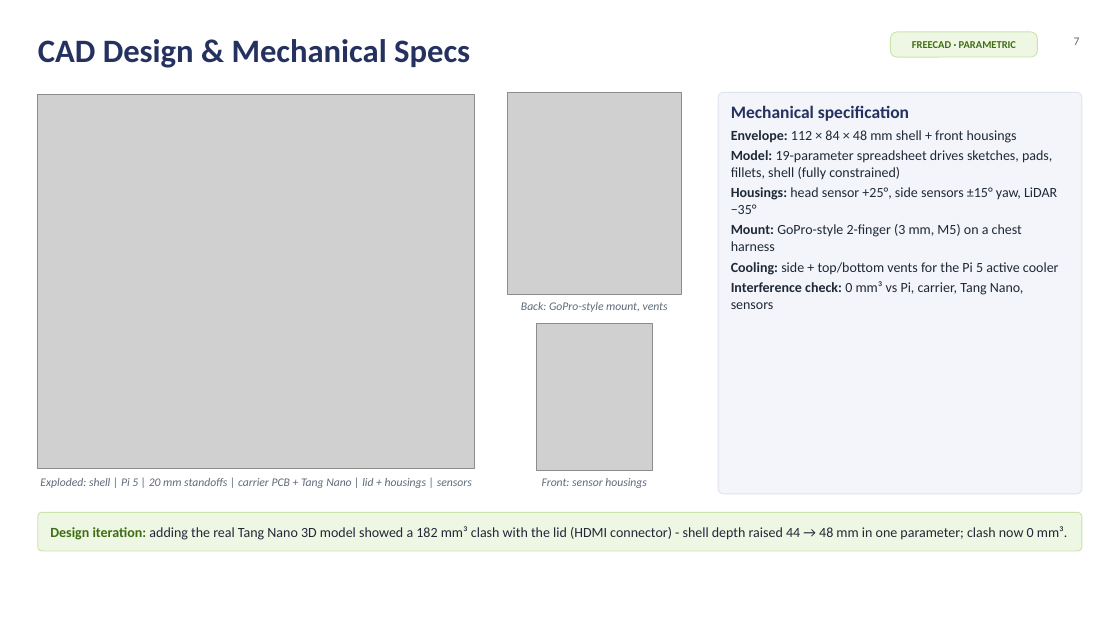
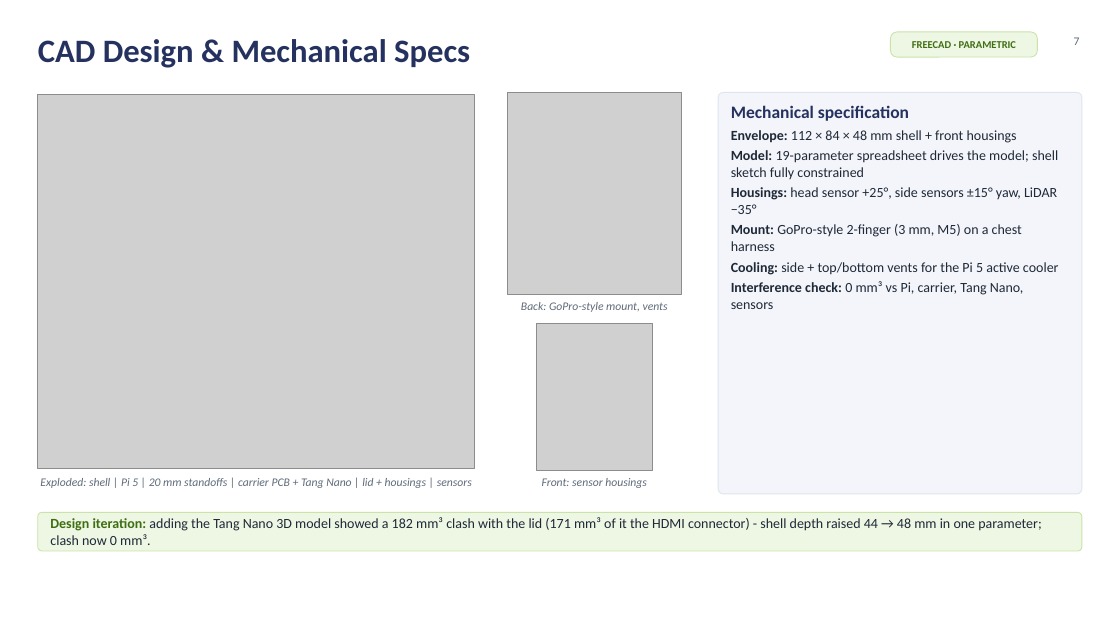
Before and after one commit to silentaf/viswa_id1, a slide deck: slide 7 of ppt/VisionAid_Stage2_Design_Deck.pptx. Drawn at 1120x630 pixels with LibreOffice and Linux fonts; fonts in the diff are those of the drawing; grey boxes stand for pictures; background and template pictures are left out. Boxes give left, top, right and bottom in pixels: in the first picture for what was removed or moved away, otherwise in the second. Text is boxed around its words. In the diff, an @@ line names an element or a change of style, - is before the commit and + after.

```diff
--- a/ppt/VisionAid_Stage2_Design_Deck.pptx
+++ b/ppt/VisionAid_Stage2_Design_Deck.pptx
@@ text at (731, 150, 1058, 179): text changed @@
-• Model: 19-parameter spreadsheet drives sketches, pads, fillets, shell (fully constrained)
+• Model: 19-parameter spreadsheet drives the model; shell sketch fully constrained
@@ text at (50, 517, 1041, 545): text changed @@
-Design iteration: adding the real Tang Nano 3D model showed a 182 mm³ clash with the lid (HDMI connector) - shell depth raised 44 → 48 mm in one parameter; clash now 0 mm³.
+Design iteration: adding the Tang Nano 3D model showed a 182 mm³ clash with the lid (171 mm³ of it the HDMI connector) - shell depth raised 44 → 48 mm in one parameter; clash now 0 mm³.
```
Also in this commit, not shown: 12 other slides changed, 21 other files.
